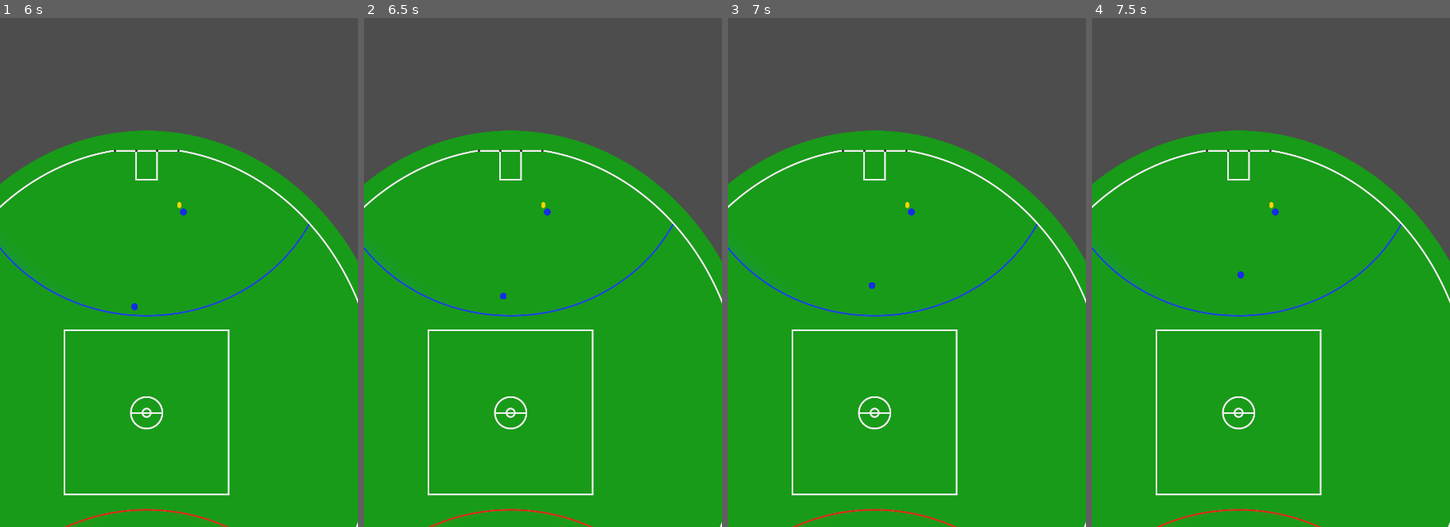
Above: before the commit, frames 1-4 (left to right).
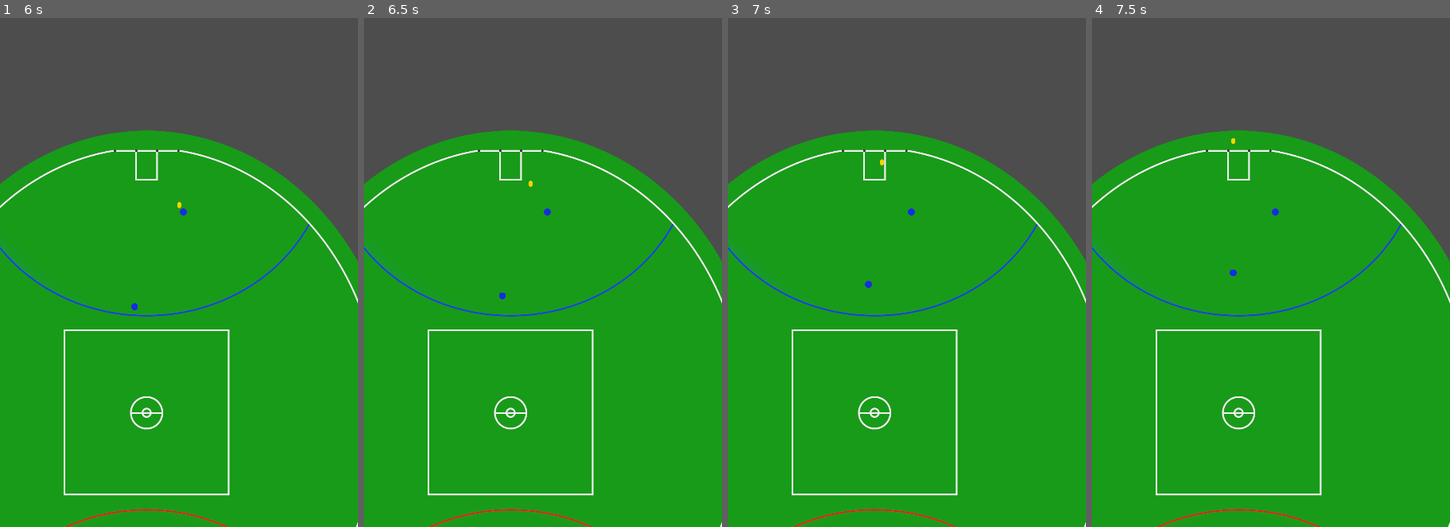
Above: after the commit, the same moments.

Repository: smartshark27/flat-footy
Game: Godot game, scene res://scenes/match.tscn
Same seed, same stepped clock (60 frames per second), same inputs: the game is played once before the commit and once after it.
Inputs:
- Up to frame 1 (6 s): tap Enter at 0.5 s
- Up to frame 2 (6.5 s): no input
- Up to frame 3 (7 s): no input
- Up to frame 4 (7.5 s): no input

Frame 1 is identical in both runs. In frame 2, less than 0.1% of the frame differs, in the area x 37-51%, y 31-56%; in frame 3, less than 0.1%; in frame 4, less than 0.1%, in the area x 38-51%, y 23-52%.

Commit message:
Add kicking

Diff:
--- a/project/scenes/ball.tscn
+++ b/project/scenes/ball.tscn
@@ -1,11 +1,13 @@
-[gd_scene load_steps=3 format=3 uid="uid://ix6nge6vmt2n"]
+[gd_scene load_steps=4 format=3 uid="uid://ix6nge6vmt2n"]
 
+[ext_resource type="Script" path="res://scripts/ball.gd" id="1_70mcw"]
 [ext_resource type="Texture2D" uid="uid://bds35r5e7ijv7" path="res://art/Footy.png" id="1_w42bp"]
 
 [sub_resource type="CircleShape2D" id="CircleShape2D_2piut"]
 radius = 9.0
 
 [node name="Ball" type="CharacterBody2D"]
+script = ExtResource("1_70mcw")
 
 [node name="Sprite2D" type="Sprite2D" parent="."]
 scale = Vector2(0.5, 0.5)
--- /dev/null
+++ b/project/scripts/ball.gd
@@ -0,0 +1,29 @@
+extends CharacterBody2D
+
+const SPEED = 15 * Globals.PIXEL_PER_METRE
+
+var is_moving = false
+var move_target: Vector2
+
+
+func _physics_process(delta: float) -> void:
+	if is_moving:
+		_move_toward(delta)
+
+
+func _move_toward(delta: float) -> void:
+	var direction = (move_target - self.global_position).normalized()
+	velocity = direction * SPEED
+	move_and_slide()
+
+	if global_position.distance_to(move_target) < 2:
+		stop_moving()
+
+
+func kick_at(target: Vector2) -> void:
+	move_target = target
+	is_moving = true
+
+
+func stop_moving() -> void:
+	is_moving = false
--- a/project/scripts/player.gd
+++ b/project/scripts/player.gd
@@ -52,6 +52,7 @@
 	var match_ball = BALL_SCENE.instantiate()
 	var ball_pos: Vector2 = global_position + (target_direction * BALL_PLAYER_DISPOSAL_SEPARATION)
 	match_ball.global_position = ball_pos
+	match_ball.kick_at(target_point)
 	#print("kick_aim_length", kick_aim_length)
 	#print("target_direction", target_direction)
 	#print("target_point", target_point)
--- a/project/scripts/team.gd
+++ b/project/scripts/team.gd
@@ -2,6 +2,7 @@
 
 @export var ball: CharacterBody2D
 @export var attack_direction: String
+
 
 # Called when the node enters the scene tree for the first time.
 func _ready() -> void:
